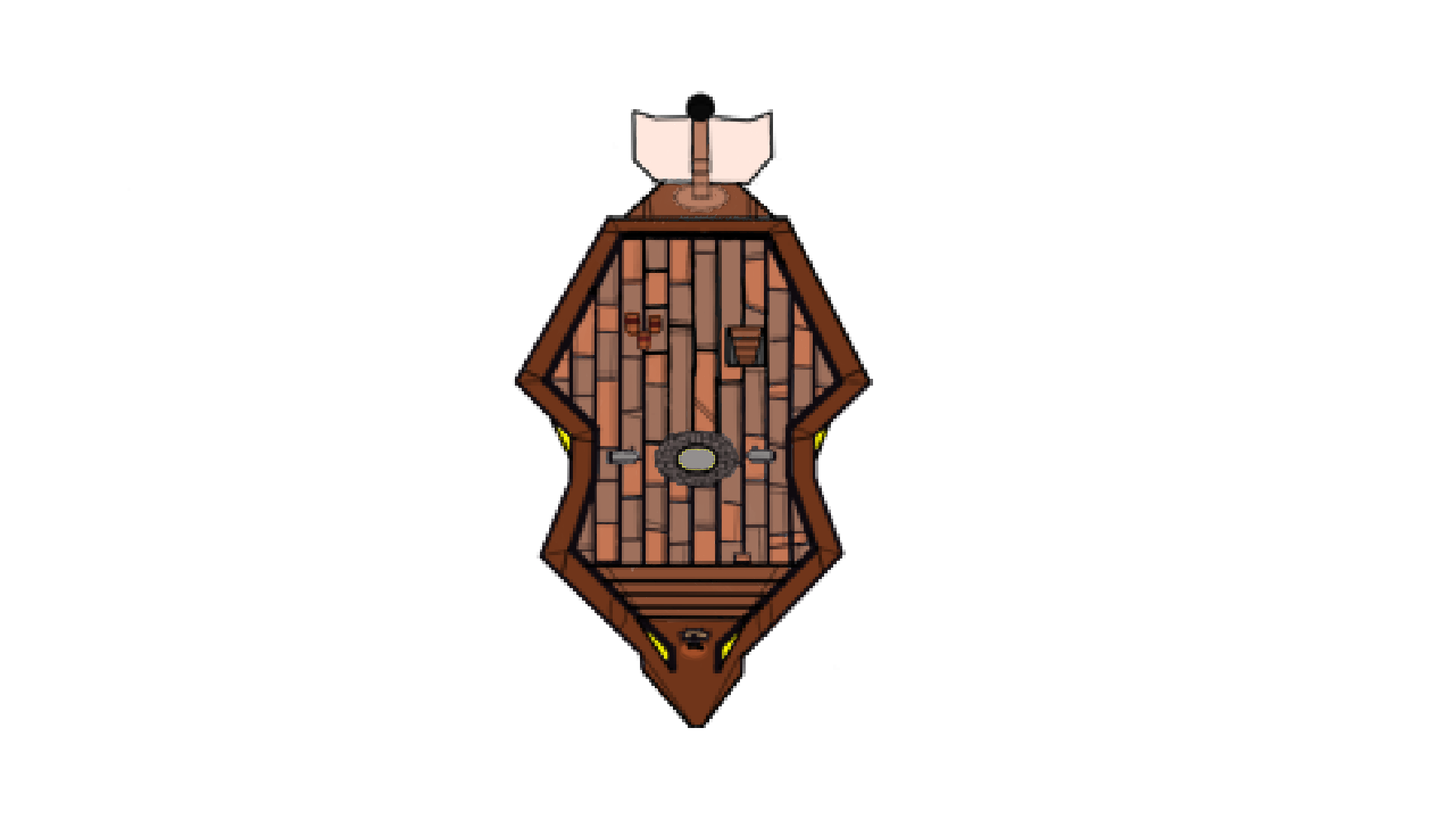
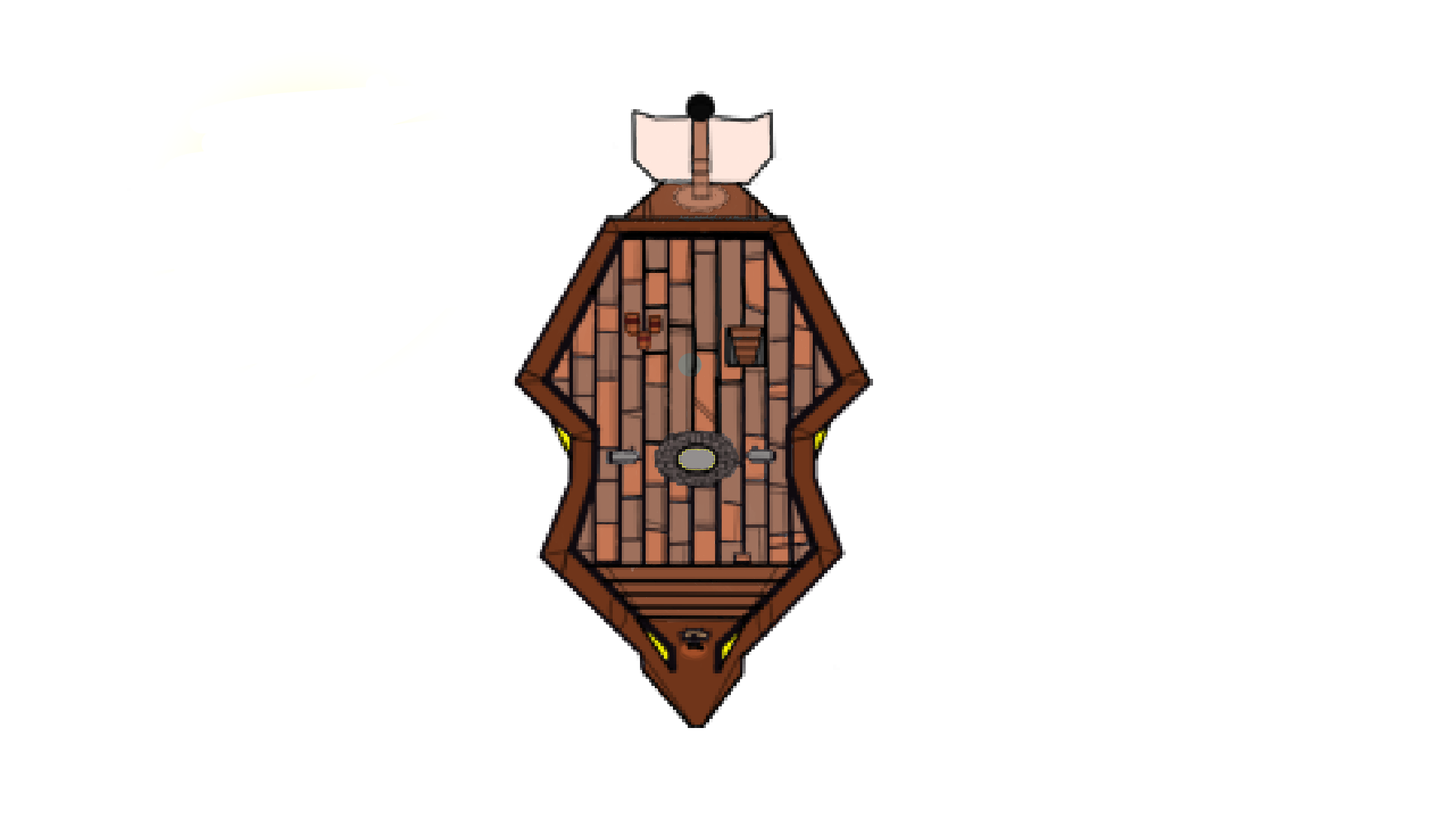
Two versions of the same layered image (1455px x 819px). Layer-by-layer changes:
painted on "Pintar camada 1" over bbox(160, 59, 703, 381)
